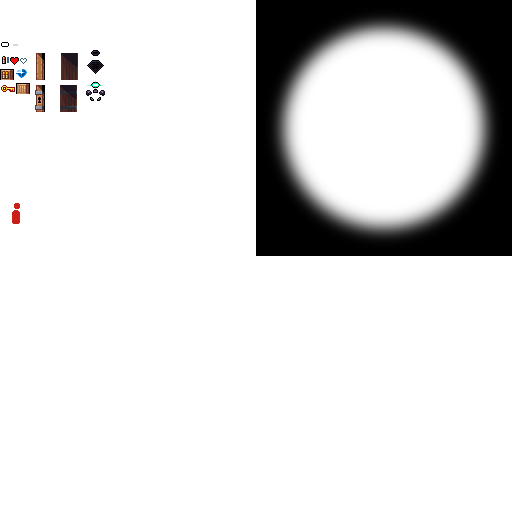
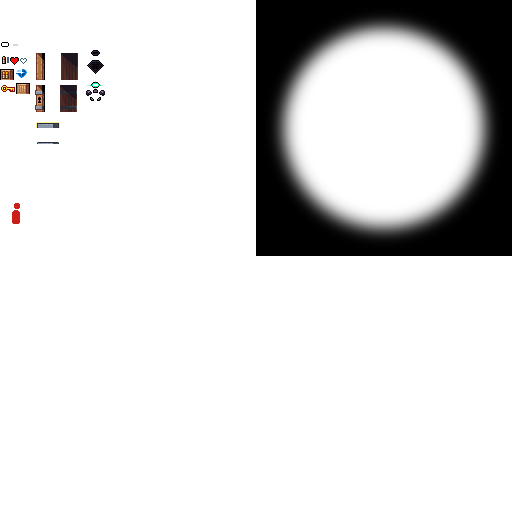
Two versions of the same layered image (512 x 512). Layer-by-layer changes:
painted on "tiles" over [36, 122, 60, 144]
